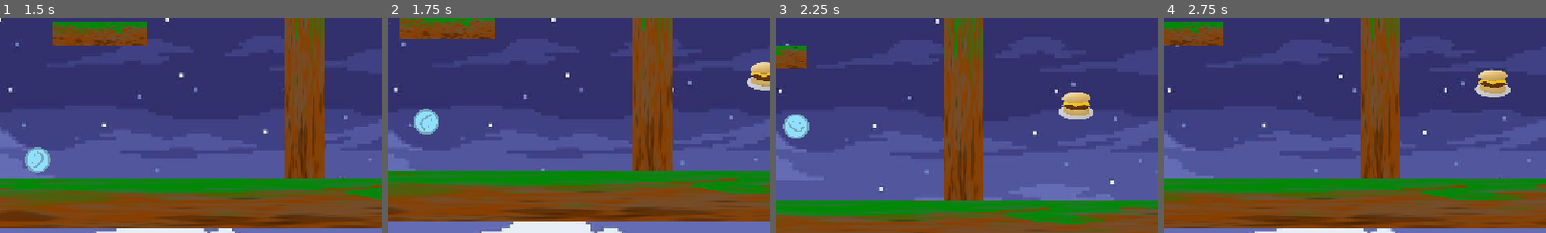
Above: before the commit, frames 1-4 (left to right).
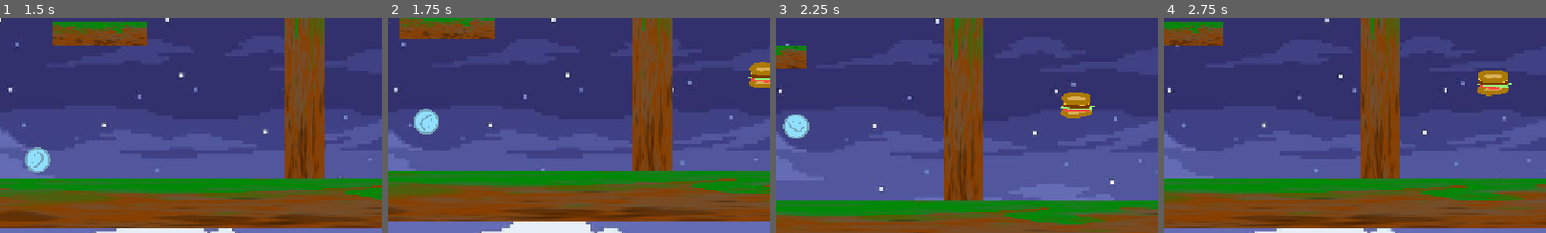
Above: after the commit, the same moments.

Repository: Guyiy1324/Jumpe-r-r-r-r-r-r-r-r
Game: Godot game, scene res://Scenes/map.tscn
Two runs of this game, one before a commit and one after it. Both use one fixed random seed, a clock stepped at 60 frames per second and the inputs below. This scene is started directly instead of the project's main scene.
Inputs (mouse positions are % of the whole screen's width and height, from its top left):
- Up to frame 1 (1.5 s): move the mouse to (72, 45) at 0.52 s; hold Right (ui_right) from 0.53 s (still down); tap Space (Jump) at 0.77 s; move the mouse to (30, 55) at 1.27 s
- Up to frame 2 (1.75 s): keep holding Right (ui_right); tap Space (Jump) at 1.52 s
- Up to frame 3 (2.25 s): move the mouse to (60, 28) at 2.02 s; release Right (ui_right) at 2.03 s; hold Left (ui_left) from 2.03 s (still down)
- Up to frame 4 (2.75 s): keep holding Left (ui_left)
The pictures show only the part of the screen within x 50-100%, y 23-73%; the shares and areas given below are measured in that part.

Frame 1 is identical in both runs. In frame 2, 0.6% of the frame differs, in the area x 94-100%, y 20-34%; in frame 3, 0.8%; in frame 4, 0.9%, in the area x 81-91%, y 23-37%.

Commit message:
j

Diff:
--- a/jump-e-r/Scenes/hamburgoer.tscn
+++ b/jump-e-r/Scenes/hamburgoer.tscn
@@ -1,6 +1,6 @@
 [gd_scene load_steps=4 format=3 uid="uid://2fmxpxvg26p4"]
 
-[ext_resource type="Texture2D" uid="uid://db51wtyqa40i5" path="res://Assets/download.png" id="1_n5fnt"]
+[ext_resource type="Texture2D" uid="uid://bxarvktppin" path="res://Assets/Burgur.png" id="1_n5fnt"]
 
 [sub_resource type="GDScript" id="GDScript_n5fnt"]
 resource_name = "Hamburger move"
@@ -44,9 +44,9 @@
 shape = SubResource("CircleShape2D_n5fnt")
 
 [node name="TextureRect" type="TextureRect" parent="Area2D/CollisionShape2D"]
-offset_left = -54.000004
+offset_left = -48.0
 offset_top = -44.0
-offset_right = 328.0
+offset_right = 334.0
 offset_bottom = 260.0
 scale = Vector2(0.27959895, 0.27959895)
 texture = ExtResource("1_n5fnt")
Binary file added: jump-e-r/Assets/Burgur.png
Not shown, added: jump-e-r/Assets/Burgur.png.import
